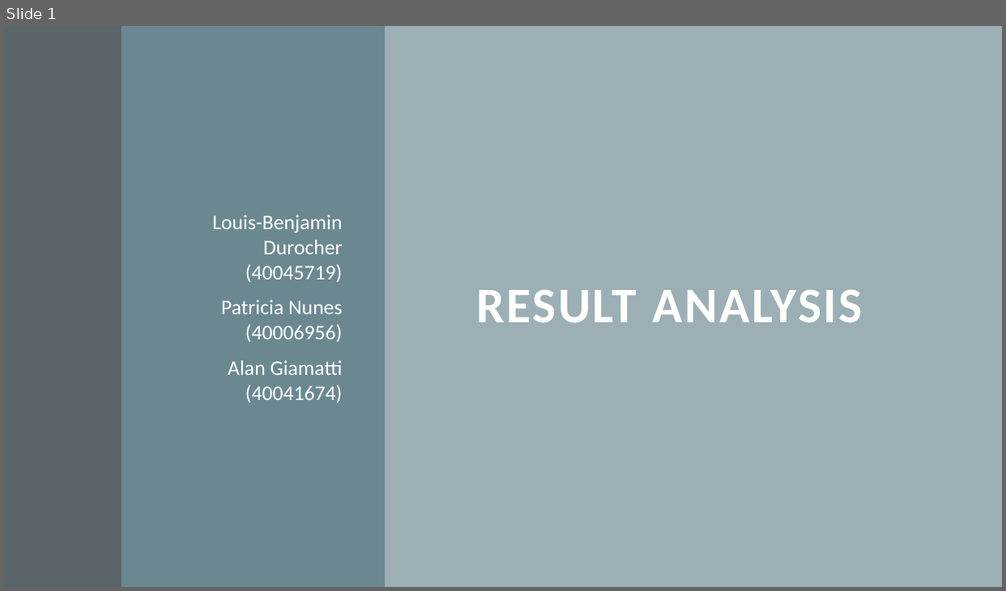
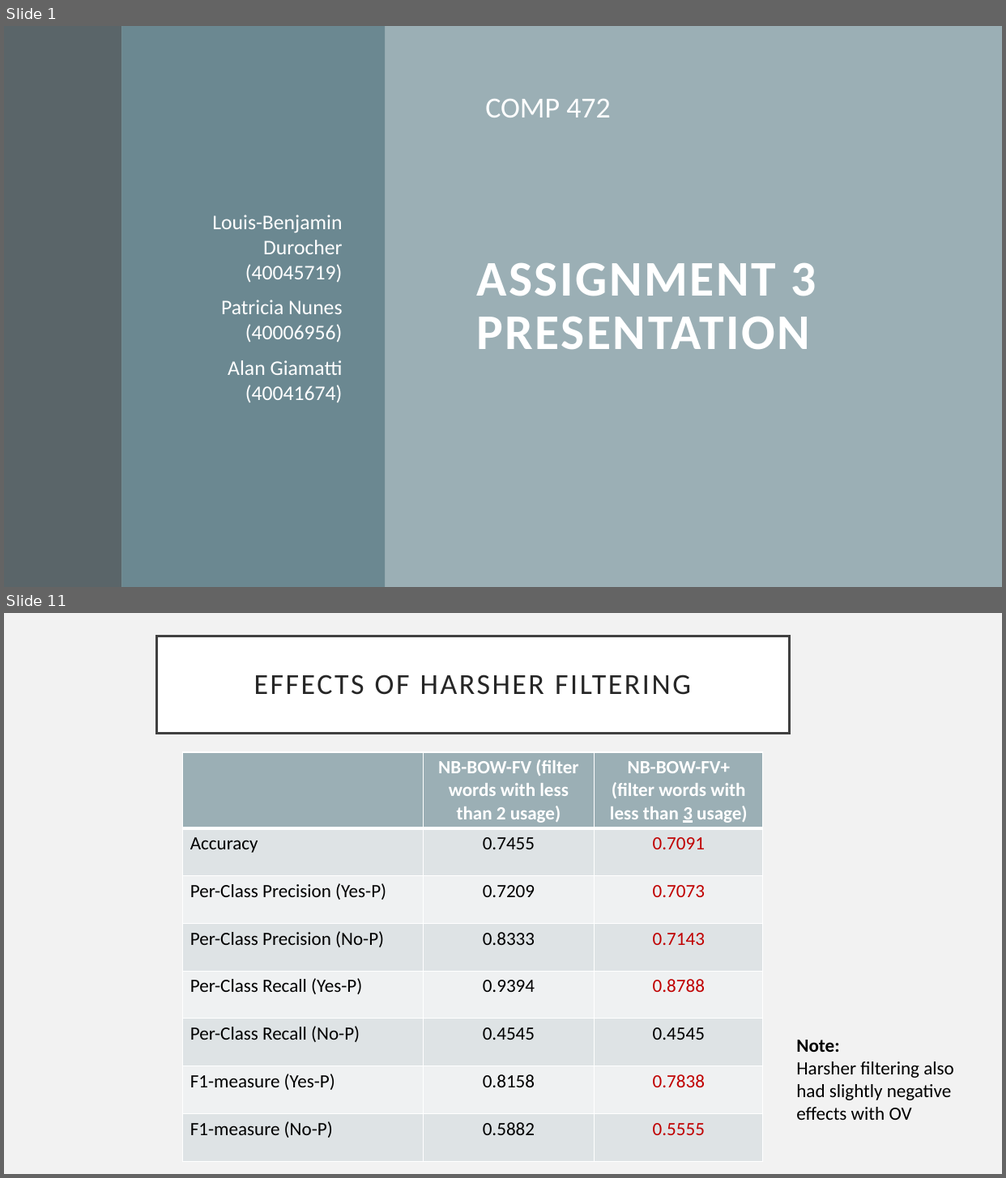
Before and after one commit to patnunes/COMP472, a slide deck: A3_Analysis.pptx. Shown one above the other, each under a label of ours: slide 1 before the commit, slides 1 and 11 after it; the slides between them are not shown. The pictures are 1006x591 and 1006x1178 pixels, drawn with LibreOffice and Linux fonts; fonts in the diff are those of the drawing. Boxes give left, top, right and bottom in pixels: in the first picture for what was removed or moved away, otherwise in the second. Text is boxed around its words. In the diff, an @@ line names an element or a change of style, - is before the commit and + after.

```diff
--- a/A3_Analysis.pptx
+++ b/A3_Analysis.pptx
@@ slide 11 added at [4, 613, 1002, 1174], background #F2F2F2 @@
@@ title added at [157, 636, 790, 734], fill #FFFFFF, outline #404040 2.5 pt, 28 pt, text #262626 @@
+EFFECTS OF HARSHER FILTERING
@@ table added at [183, 752, 763, 1161], 8 rows, 3 columns @@
+ | NB-BOW-FV (filter words with less than 2 usage) | NB-BOW-FV+ / (filter words with less than 3 usage)
+Accuracy | 0.7455 | 0.7091
+Per-Class Precision (Yes-P) | 0.7209 | 0.7073
+Per-Class Precision (No-P) | 0.8333 | 0.7143
+Per-Class Recall (Yes-P) | 0.9394 | 0.8788
+Per-Class Recall (No-P) | 0.4545 | 0.4545
+F1-measure (Yes-P) | 0.8158 | 0.7838
+F1-measure (No-P) | 0.5882 | 0.5555
@@ text added at [796, 1040, 954, 1120], 18 pt, text #000000 @@
+Note:
+Harsher filtering also had slightly negative effects with OV
@@ slide 1 changed as well @@
@@ text added at [485, 99, 611, 118], 28 pt, text #FFFFFF @@
+COMP 472
@@ title at [476, 263, 816, 349]: text changed @@
-RESULT ANALYSIS
+ASSIGNMENT 3 PRESENTATION
```
Also in this commit, not shown: 11 other slides added, 4 slides removed.
